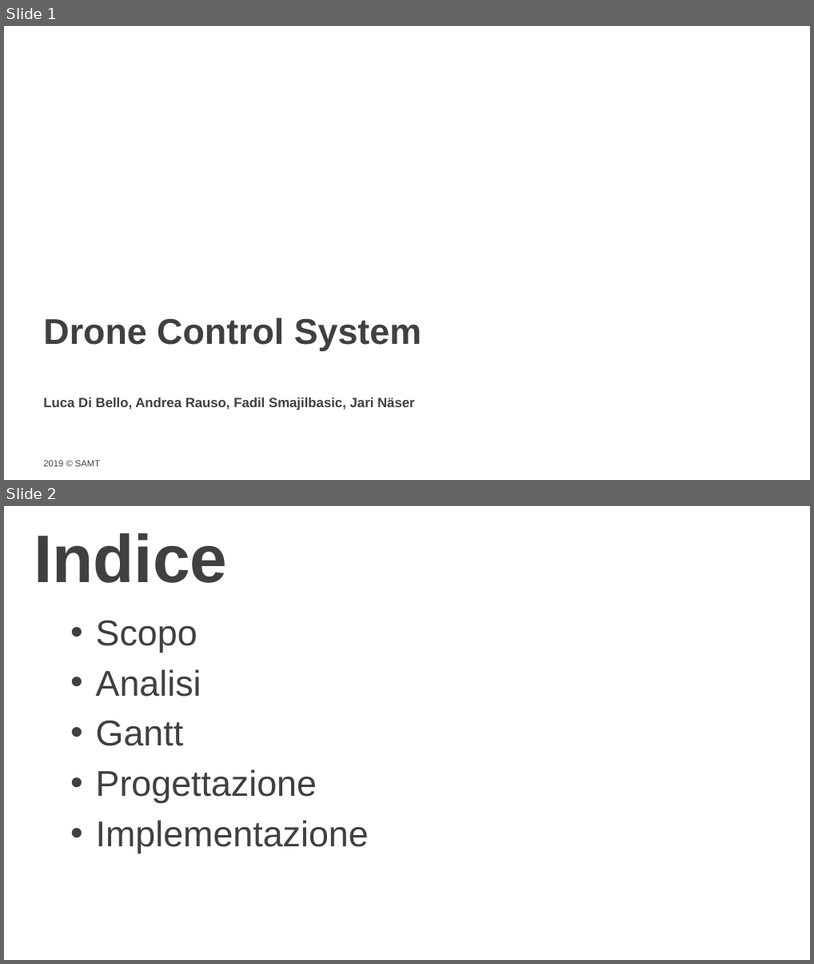
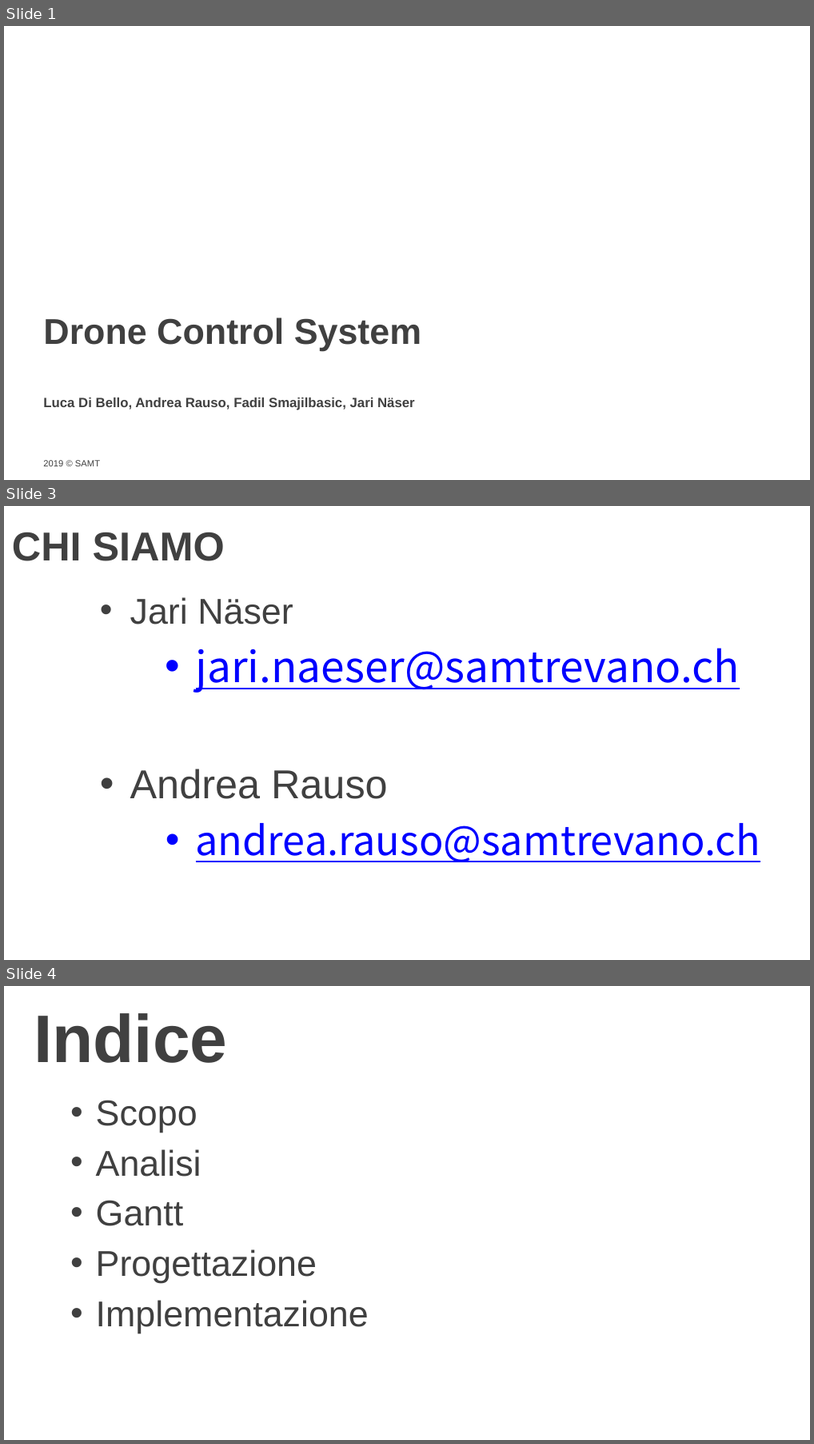
Before and after one commit to LuMug/DroneControlSystem, a slide deck: docs/Presentazione.pptx. Shown one above the other, each under a label of ours: slides 1 and 2 before the commit, slides 1, 3 and 4 after it; the slides between them are not shown. The pictures are 814x964 and 814x1444 pixels, drawn with LibreOffice and Linux fonts; fonts in the diff are those of the drawing; background and template pictures are left out. Boxes give left, top, right and bottom in pixels: in the first picture for what was removed or moved away, otherwise in the second. Text is boxed around its words. In the diff, an @@ line names an element or a change of style, - is before the commit and + after.

```diff
--- a/docs/Presentazione.pptx
+++ b/docs/Presentazione.pptx
@@ slide 3 added at (x1=4, y1=506, x2=810, y2=960), background picture (left out) @@
@@ title added at (x1=12, y1=532, x2=225, y2=561), 36 pt, text #404040, bold @@
+CHI SIAMO
@@ text added at (x1=130, y1=597, x2=761, y2=862), 36 pt, text #0000FF, underline @@
+• Jari Näser
+  • jari.naeser@samtrevano.ch
+• Andrea Rauso
+  • andrea.rauso@samtrevano.ch
@@ what was slide 2 is now slide 4 @@
```
Also in this commit, not shown: 3 slides changed, 2 other slides added, 4 other files.
